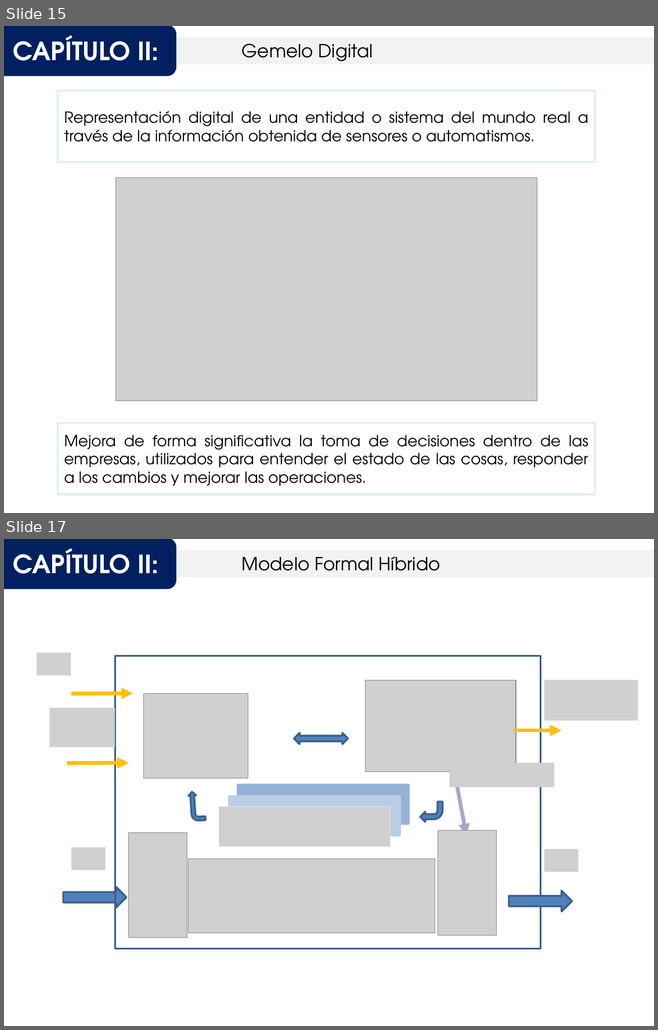
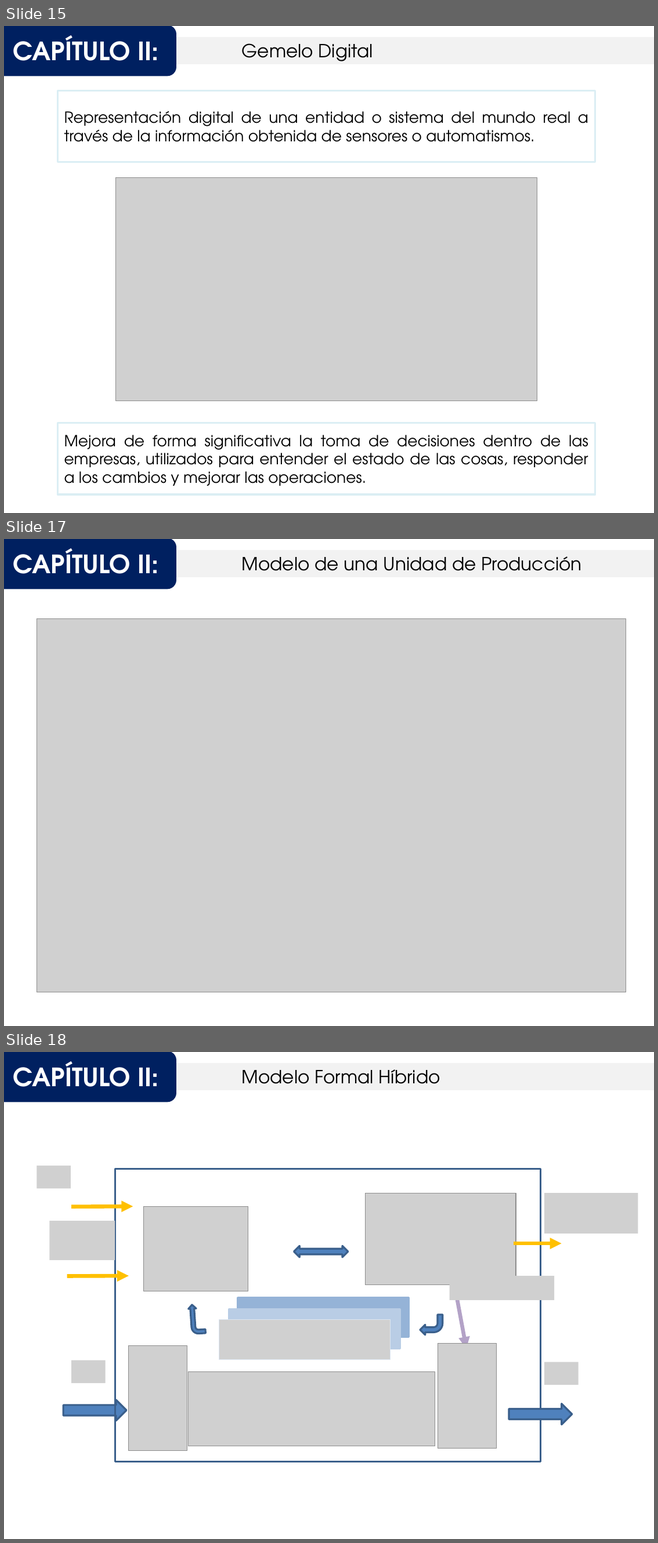
Before and after one commit to Ysislp/digital-twin-prop, a slide deck: Avance - Propuesta de Gemelo Digital.pptx. Shown one above the other, each under a label of ours: slides 15 and 17 before the commit, slides 15, 17 and 18 after it; the slides between them are not shown. The pictures are 658x1030 and 658x1543 pixels, drawn with LibreOffice and Linux fonts; fonts in the diff are those of the drawing; grey boxes stand for pictures. Boxes give left, top, right and bottom in pixels: in the first picture for what was removed or moved away, otherwise in the second. Text is boxed around its words. In the diff, an @@ line names an element or a change of style, - is before the commit and + after.

```diff
--- a/Avance - Propuesta de Gemelo Digital.pptx
+++ b/Avance - Propuesta de Gemelo Digital.pptx
@@ slide 17 added at (4,539,654,1026), background #FFFFFF @@
@@ rounded rectangle added at (4,539,176,588), fill #002060, outline #002060 2 pt, 28 pt, text #FFFFFF, bold @@
+CAPÍTULO II:
@@ rectangle added at (170,551,654,576), fill #F2F2F2, outline #F2F2F2 2 pt, 20 pt, text #000000 @@
+Modelo de una Unidad de Producción
@@ picture added at (36,619,625,993) @@
@@ what was slide 17 is now slide 18 @@
```
Also in this commit, not shown: 2 slides changed, 5 other slides added, 8 other files.
